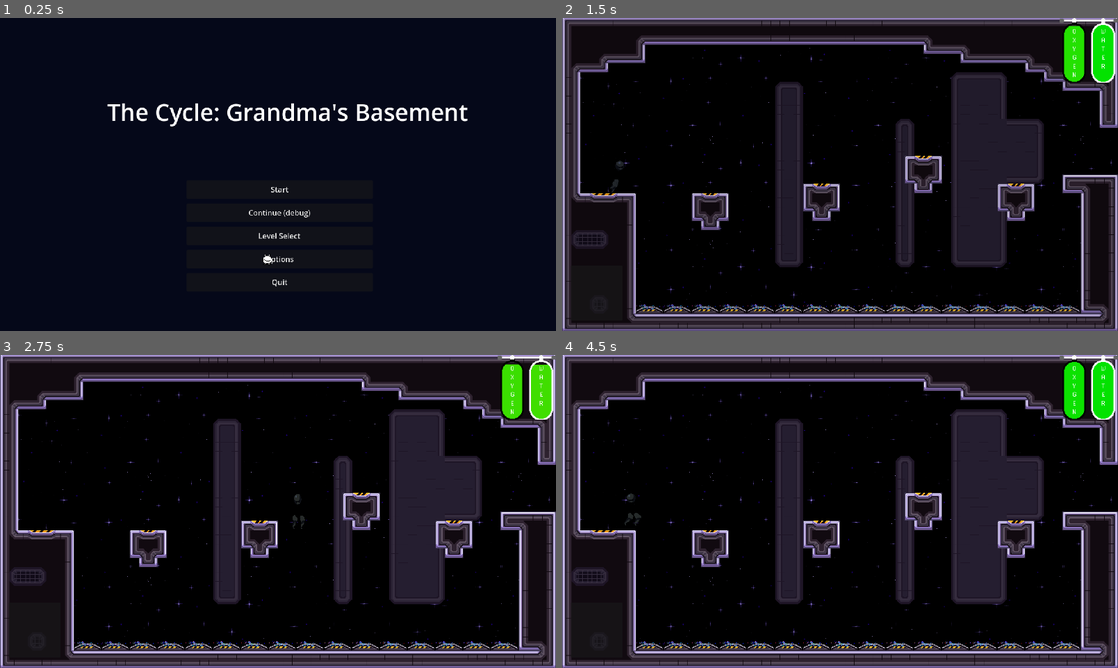
Above: before the commit, frames 1-4 (two rows, left to right).
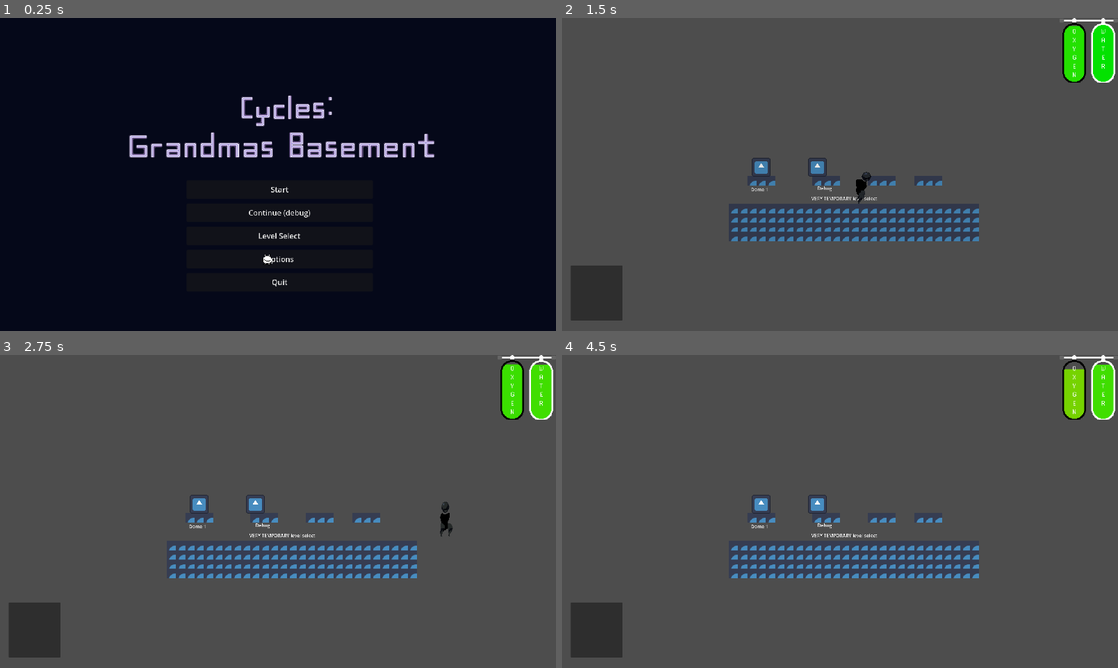
Above: after the commit, the same moments.

Repository: WholeYear12GameDesign/GrandmaGame
Game: Godot game, scene res://Scenes/Menu.tscn
Two runs of this game, one before a commit and one after it. Both use one fixed random seed, a clock stepped at 60 frames per second and the inputs below. The engine's default icon, where the game draws it, is replaced by a stand-in: a white triangle on a blue panel in a dark square.
Inputs (mouse positions are in pixels of both pictures, inside the frame that each line leads up to):
- Up to frame 1 (0.25 s): no input
- Up to frame 2 (1.5 s): click "Start" at 0.5 s; move the mouse to (962, 158) at 1.27 s; hold D (right) from 1.28 s (still down); tap Tab (changetank) at 1.35 s
- Up to frame 3 (2.75 s): keep holding D (right); tap W (jump) at 1.52, 2.27 s; move the mouse to (166, 527) at 2.02 s; tap Space (jetpack) at 2.1 s
- Up to frame 4 (4.5 s): move the mouse to (895, 442) at 2.77 s; release D (right) at 2.78 s; hold A (left) 2.78-3.53 s; tap Tab (changetank) at 2.85, 4.35 s; move the mouse to (812, 574) at 3.52 s; hold D (right) from 3.53 s (still down); tap Space (jetpack) at 3.6 s; tap W (jump) at 3.77 s; tap Enter at 4.25 s; move the mouse to (1006, 558) at 4.27 s

The runs differ from the first frame. In frame 1, 3.6% of the frame differs, in the area x 19-85%, y 24-45%; in frame 2, 93%, in the area x 0-100%, y 0-100%; in frame 3, 90%; in frame 4, 92%.

Commit message:
hi

Diff:
--- /dev/null
+++ b/GrandmaBasement/Levels/Dome3/dome_3.tscn
@@ -0,0 +1,6 @@
+[gd_scene load_steps=2 format=3 uid="uid://hfu5vuua3i2q"]
+
+[ext_resource type="Script" path="res://Levels/Dome.gd" id="1_t4dnm"]
+
+[node name="Dome_3" type="Node2D"]
+script = ExtResource("1_t4dnm")
--- /dev/null
+++ b/GrandmaBasement/Levels/Dome3/dome_3_screen_1.tscn
@@ -0,0 +1,3 @@
+[gd_scene format=3 uid="uid://c7uovscd7y3wt"]
+
+[node name="Dome3Screen1" type="Node2D"]
--- a/GrandmaBasement/Player/dreamcat.tscn
+++ b/GrandmaBasement/Player/dreamcat.tscn
@@ -861,6 +861,7 @@
 radius = 18.0278
 
 [node name="AnimatedSprite2D" type="AnimatedSprite2D"]
+modulate = Color(1, 1, 1, 0.196078)
 sprite_frames = SubResource("SpriteFrames_gikwj")
 script = ExtResource("3_q6sme")
 
--- a/GrandmaBasement/Player/egg.tscn
+++ b/GrandmaBasement/Player/egg.tscn
@@ -861,6 +861,7 @@
 radius = 17.0
 
 [node name="egg" type="AnimatedSprite2D"]
+modulate = Color(1, 1, 1, 0.196078)
 sprite_frames = SubResource("SpriteFrames_b7vtb")
 frame_progress = 0.294858
 script = ExtResource("3_nwig0")
@@ -869,3 +870,6 @@
 
 [node name="CollisionShape2D" type="CollisionShape2D" parent="Area2D"]
 shape = SubResource("CircleShape2D_5j652")
+
+[connection signal="animation_finished" from="." to="." method="_on_animation_finished"]
+[connection signal="mouse_entered" from="Area2D" to="." method="_on_area_2d_mouse_entered"]
--- a/GrandmaBasement/Scenes/Menu.gd
+++ b/GrandmaBasement/Scenes/Menu.gd
@@ -1,25 +1,46 @@
 extends Node2D
 
 @onready var drem = preload("res://Player/dreamcat.tscn")
+@onready var egg = preload("res://Player/egg.tscn")
+@onready var cats = $Node2D
+var random = 0
 
 func _ready():
 	$Button.play()
 
+func _process(delta):
+	randomize()
+	random = randf()
+	if random < 0.9:
+		var dream = drem.instantiate()
+		cats.add_child(dream)
+		dream.position = Vector2(randi_range(0,1920),randi_range(0,1080))
+		dream.modulate.s = randf()
+		dream.modulate.h = randf()
+	else:
+		var eggs = egg.instantiate()
+		cats.add_child(eggs)
+		eggs.position = Vector2(randi_range(0,1920),randi_range(0,1080))
+		eggs.modulate.s = randf()
+		eggs.modulate.h = randf()
+	if Engine.get_frames_per_second() < 30:
+		for dreams in self.get_children():
+			if dreams.name == "dreamcat":
+				dreams.queue_free()
+		for dreams in cats.get_children():
+			dreams.queue_free()
+
 func _on_quit_pressed():
 	get_tree().quit()
 
-
 func _on_start_pressed():
-	get_tree().change_scene_to_file("res://Levels/Dome1/dome_1.tscn")
-
+	get_tree().change_scene_to_file("res://Scenes/main.tscn")
 
 func _on_continuefrom_save_pressed():
 	get_tree().change_scene_to_file("res://Player/debug.tscn")
 
-
 func _on_level_select_pressed():
 	pass # Replace with function body.
 
-
 func _on_options_pressed():
 	get_tree().change_scene_to_file("res://Scenes/settings.tscn")
--- a/GrandmaBasement/Scenes/Menu.tscn
+++ b/GrandmaBasement/Scenes/Menu.tscn
@@ -1,6 +1,7 @@
-[gd_scene load_steps=5 format=3 uid="uid://cdfnagj3c5smu"]
+[gd_scene load_steps=6 format=3 uid="uid://cdfnagj3c5smu"]
 
 [ext_resource type="Script" path="res://Scenes/Menu.gd" id="1_ajo04"]
+[ext_resource type="Texture2D" uid="uid://cut8e3ueh2y1v" path="res://Art assets/Title.png" id="2_xn3nj"]
 [ext_resource type="Texture2D" uid="uid://ci4ai4e1fyimn" path="res://Art assets/dreamcat.png" id="3_r6dso"]
 
 [sub_resource type="Theme" id="Theme_mg6o2"]
@@ -81,21 +82,12 @@
 [node name="AnimatedSprite2D" type="AnimatedSprite2D" parent="."]
 sprite_frames = SubResource("SpriteFrames_6dofe")
 
-[node name="Label" type="Label" parent="."]
-anchors_preset = 8
-anchor_left = 0.5
-anchor_top = 0.5
-anchor_right = 0.5
-anchor_bottom = 0.5
-offset_left = 230.435
-offset_top = 167.5
-offset_right = 1006.43
-offset_bottom = 239.5
-grow_horizontal = 2
-grow_vertical = 2
-size_flags_horizontal = 4
-theme_override_font_sizes/font_size = 50
-text = "The Cycle: Grandma's Basement"
+[node name="Sprite2D" type="Sprite2D" parent="."]
+position = Vector2(620, 200)
+scale = Vector2(1.5, 1.5)
+texture = ExtResource("2_xn3nj")
+
+[node name="Node2D" type="Node2D" parent="."]
 
 [connection signal="pressed" from="Start" to="." method="_on_start_pressed"]
 [connection signal="pressed" from="ContinuefromSave" to="." method="_on_continuefrom_save_pressed"]
Binary file changed: GrandmaBasement/Art assets/Title.png
Not shown: 1 places in GrandmaBasement/Player/block.tscn that only renumber resources
Not shown: 1 places in GrandmaBasement/Player/debug.tscn that only renumber resources
Not shown: 1 places in GrandmaBasement/Player/dreamcat.tscn that only renumber resources
Not shown: 1 places in GrandmaBasement/Player/egg.tscn that only renumber resources
Not shown: 1 places in GrandmaBasement/Player/player.tscn that only renumber resources
